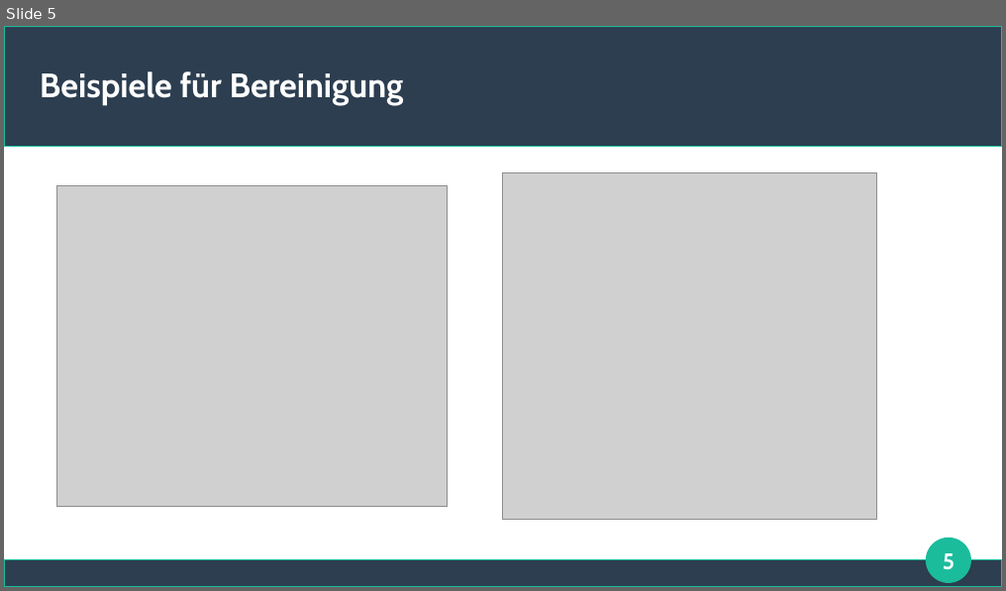
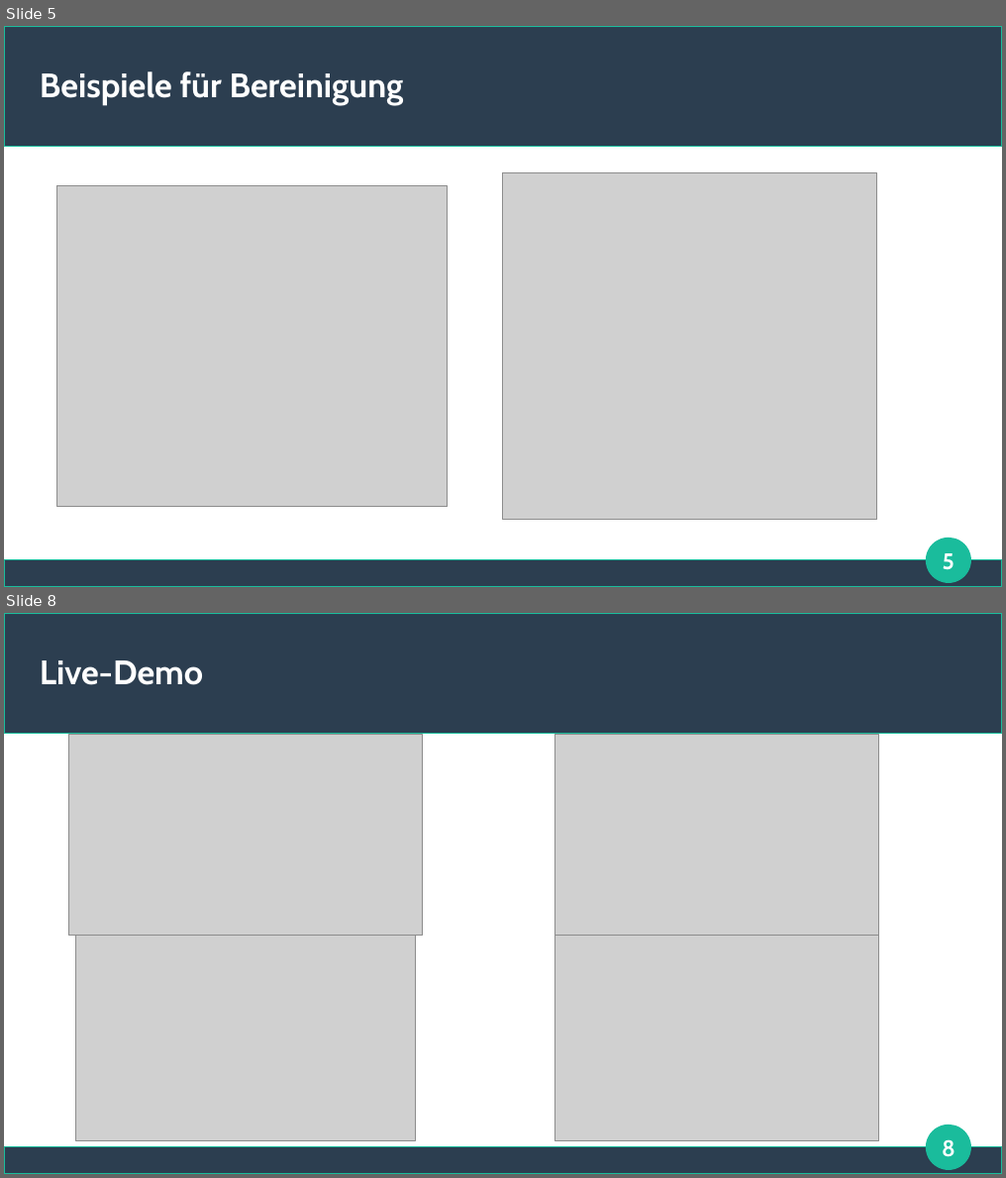
Before and after one commit to lamasmithueten/big_data_analytics, a slide deck: präsentation_izz_da__BIIIIIIIIIIIIIIIIIIIIIIIIIIRAAAAAAAAAAAAAAAAAAAAAAAAA.odp. Shown one above the other, each under a label of ours: slide 5 before the commit, slides 5 and 8 after it; the slides between them are not shown. The pictures are 1006x591 and 1006x1178 pixels, drawn with LibreOffice and Linux fonts; fonts in the diff are those of the drawing; grey boxes stand for pictures. Boxes give left, top, right and bottom in pixels: in the first picture for what was removed or moved away, otherwise in the second. Text is boxed around its words. In the diff, an @@ line names an element or a change of style, - is before the commit and + after.

```diff
--- a/präsentation_izz_da__BIIIIIIIIIIIIIIIIIIIIIIIIIIRAAAAAAAAAAAAAAAAAAAAAAAAA.odp
+++ b/präsentation_izz_da__BIIIIIIIIIIIIIIIIIIIIIIIIIIRAAAAAAAAAAAAAAAAAAAAAAAAA.odp
@@ slide 8 added at bbox=[4, 613, 1002, 1174], background #FFFFFF; not listed: 3 template elements that a slide beside it also shows @@
@@ title added at bbox=[40, 661, 203, 685], 27 pt, text #FFFFFF, bold @@
+Live-Demo
@@ picture added at bbox=[68, 735, 423, 936] @@
@@ picture added at bbox=[555, 735, 879, 936] @@
@@ picture added at bbox=[75, 936, 415, 1141] @@
@@ picture added at bbox=[555, 936, 879, 1141] @@
@@ page number added at bbox=[942, 1140, 955, 1157], 18 pt, text #FFFFFF, bold @@
+8
```
Also in this commit, not shown: 8 other slides changed, 1 slide removed, 1 other file.
